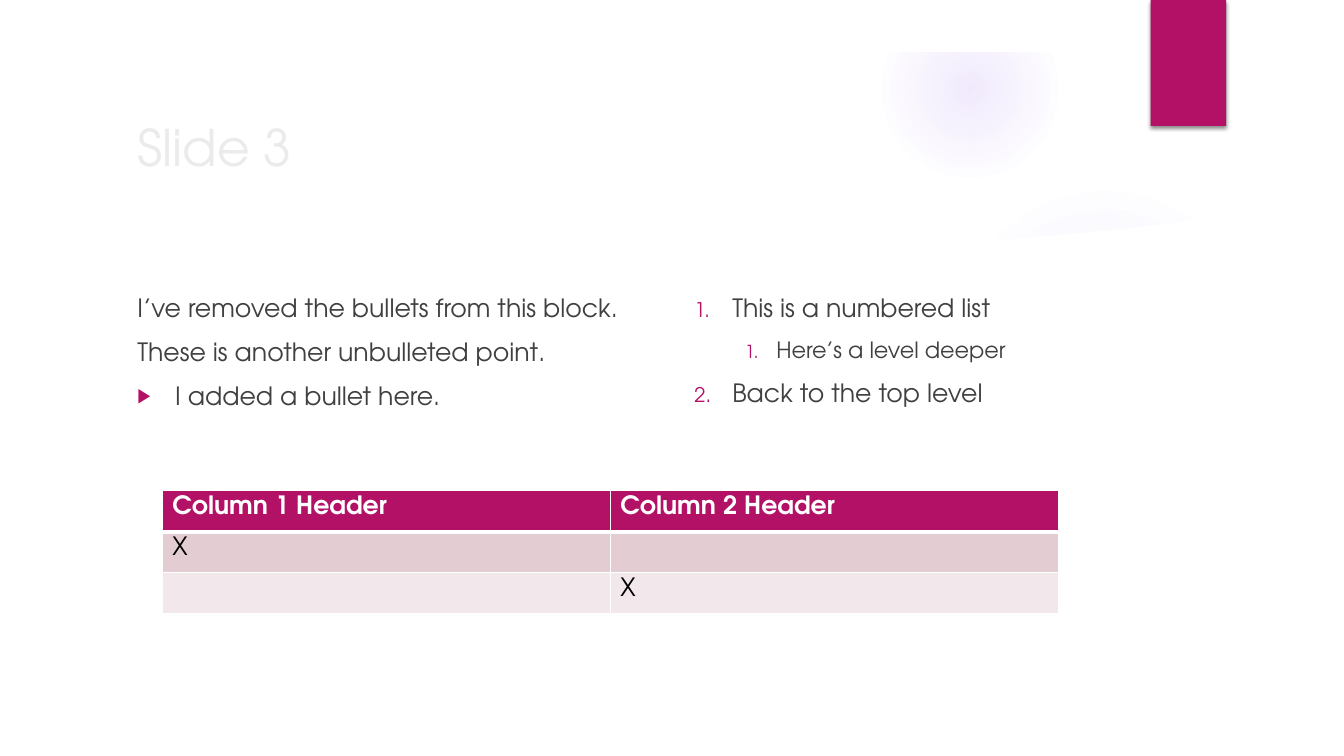
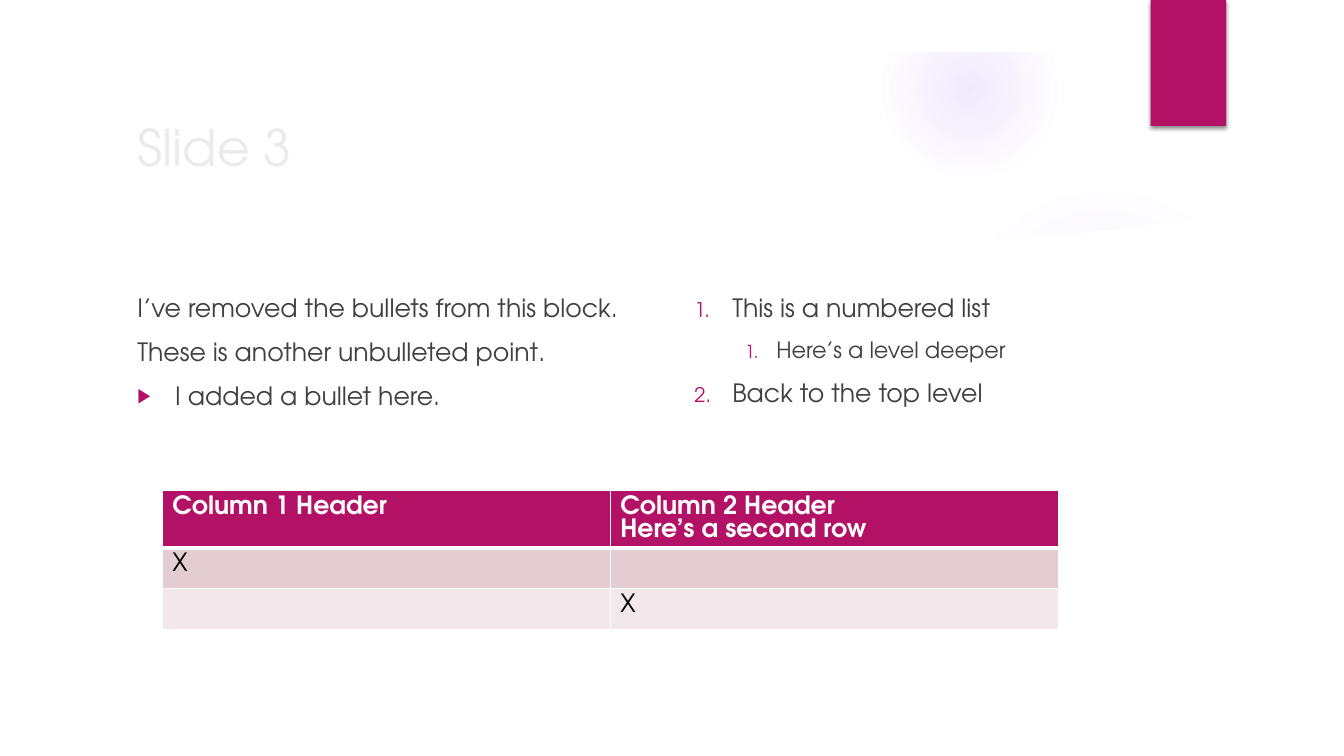
Before and after one commit to bmewing/readOffice, a slide deck: slide 3 of inst/extdata/example.pptx. Drawn at 1344x756 pixels with LibreOffice and Linux fonts; fonts in the diff are those of the drawing; background and template pictures are left out. Boxes give left, top, right and bottom in pixels: in the first picture for what was removed or moved away, otherwise in the second. Text is boxed around its words. In the diff, an @@ line names an element or a change of style, - is before the commit and + after.

```diff
--- a/inst/extdata/example.pptx
+++ b/inst/extdata/example.pptx
@@ table at (x1=162, y1=491, x2=1058, y2=643) @@
-row 1, column 2: Column 2 Header
+row 1, column 2: Column 2 Header / Here’s a second row
```
Also in this commit, not shown: 1 slide added, 4 other files.
